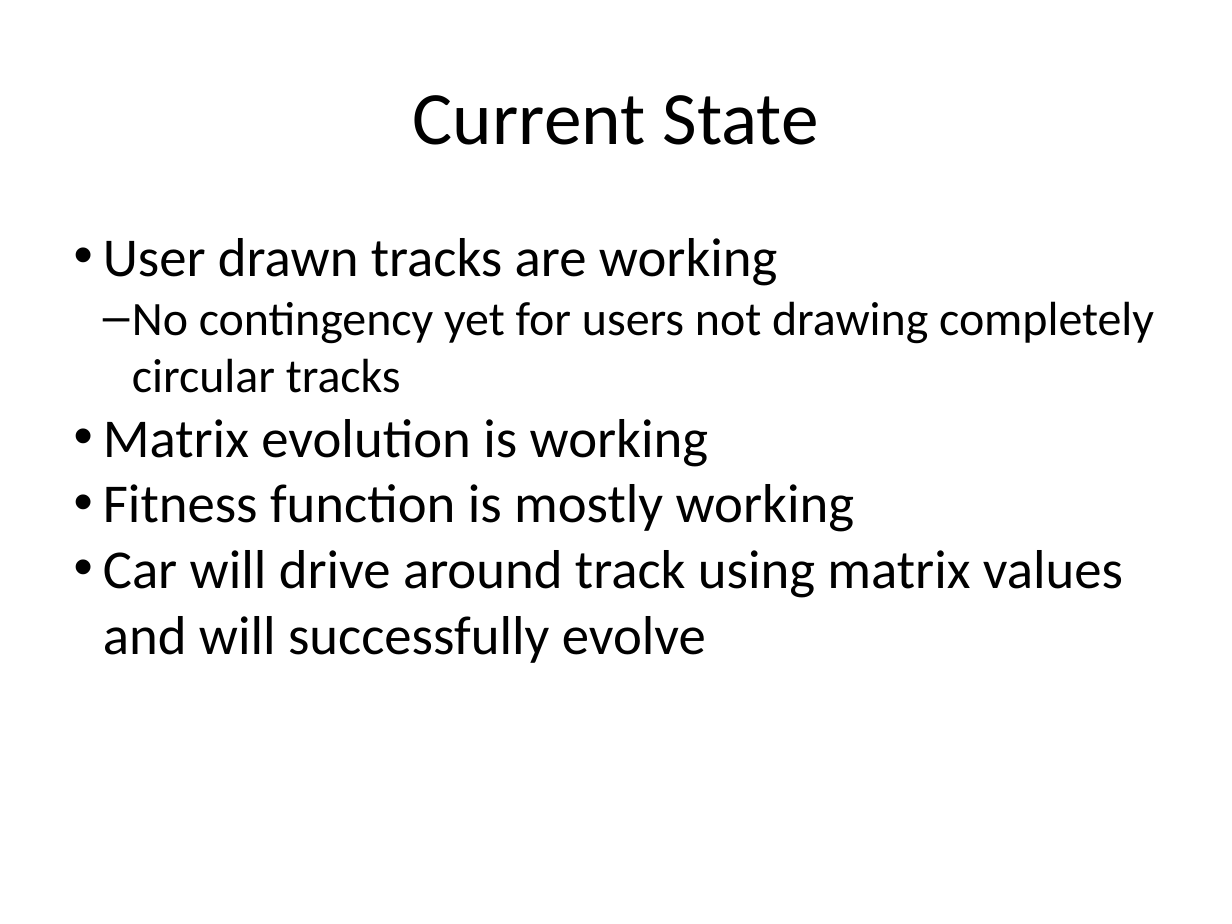
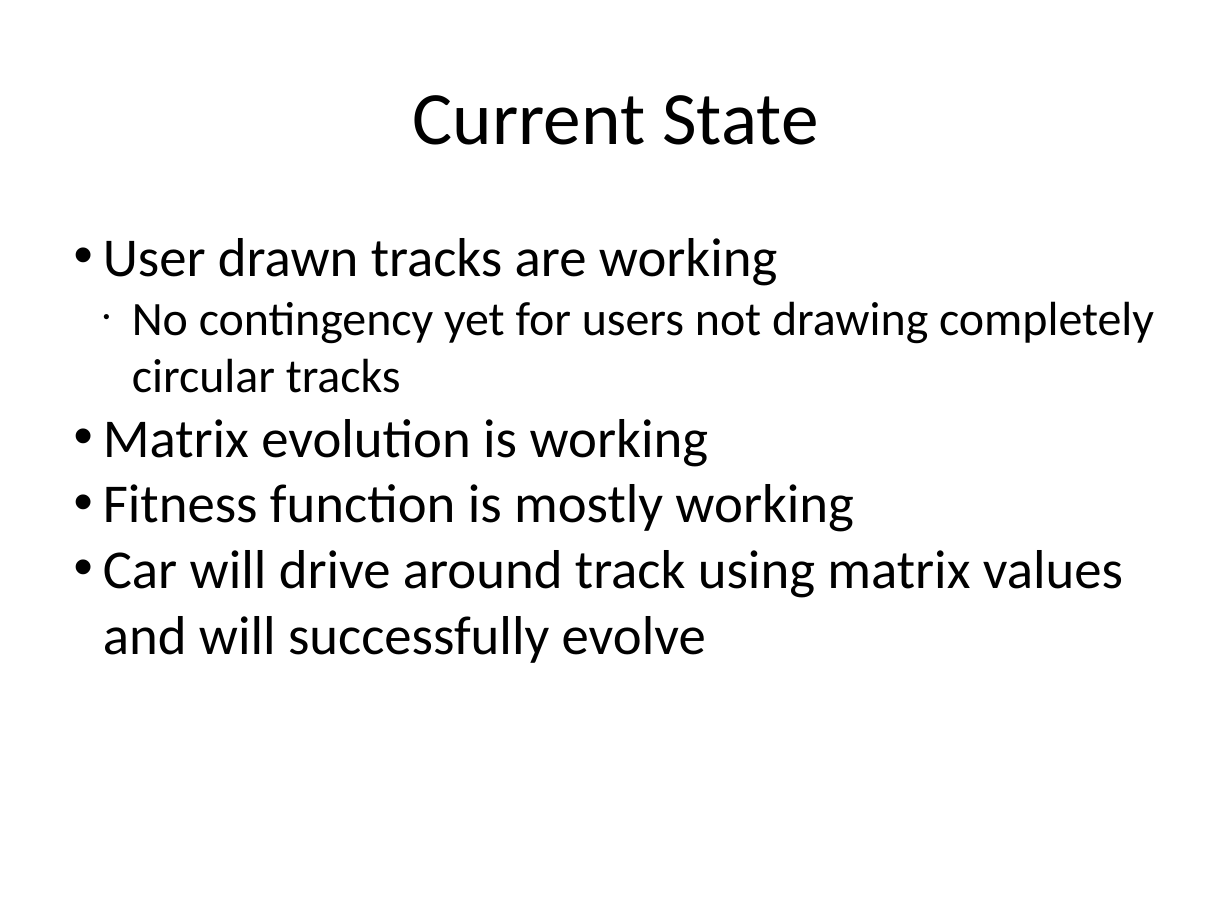
Before and after one commit to rileychapman/geneticCar, a slide deck: slide 5 of MidProjDemo.pptx (slide 4 before the commit). Drawn at 1232x924 pixels with LibreOffice and Linux fonts; fonts in the diff are those of the drawing. Boxes give left, top, right and bottom in pixels: in the first picture for what was removed or moved away, otherwise in the second. Text is boxed around its words. In the diff, an @@ line names an element or a change of style, - is before the commit and + after.

```diff
--- a/MidProjDemo.pptx
+++ b/MidProjDemo.pptx
@@ text at (132, 301, 1154, 393): bullet – to ● @@
```
Also in this commit, not shown: 1 other slide changed, 2 slides added, 1 slide removed, 1 other file.
